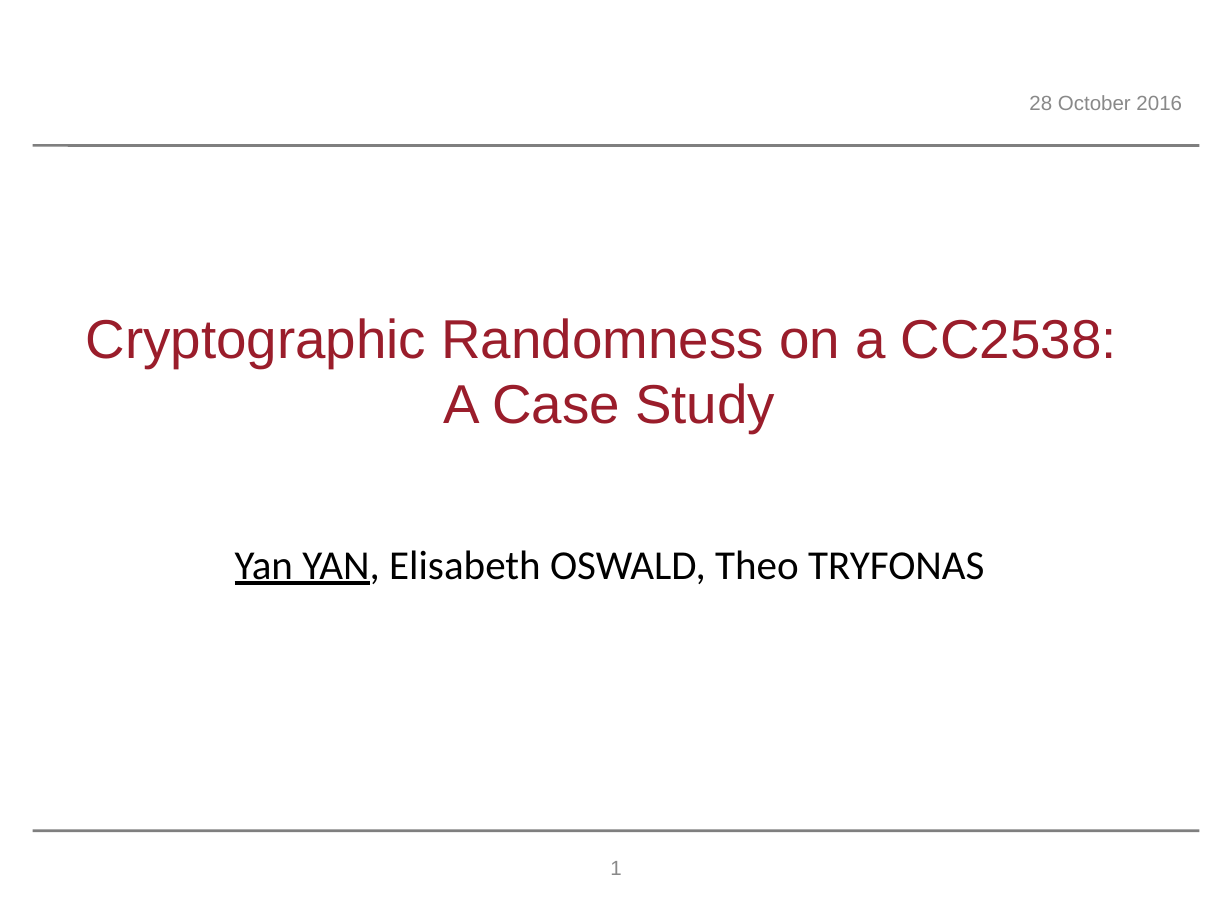
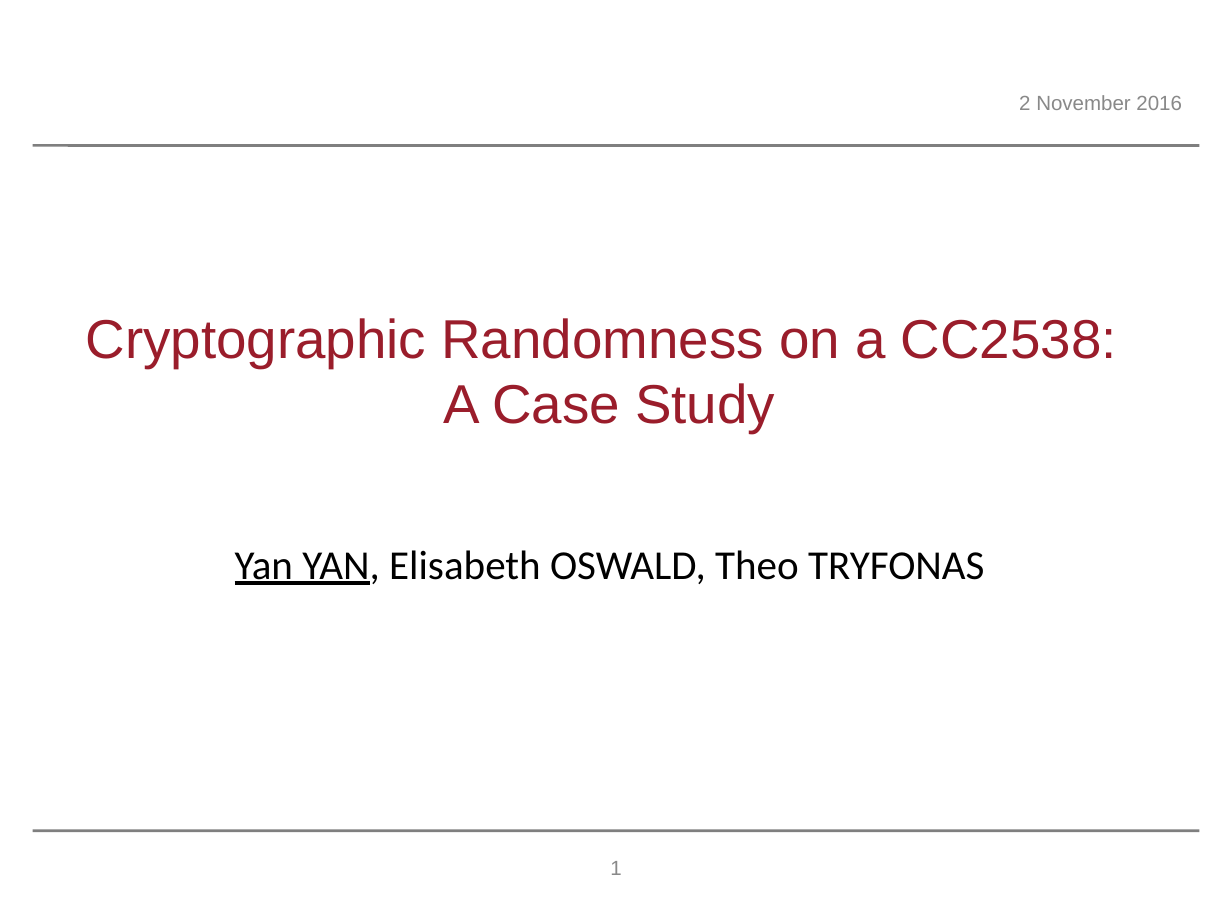
Before and after one commit to Salties/MI-Side-Channel-DTLS, a slide deck: slide 1 of Writings/Cryptographic_Randomness_On_A_CC2538/slides/wifs2016.odp. Drawn at 1232x924 pixels with LibreOffice and Linux fonts; fonts in the diff are those of the drawing; background and template pictures are left out. Boxes give left, top, right and bottom in pixels: in the first picture for what was removed or moved away, otherwise in the second. Text is boxed around its words. In the diff, an @@ line names an element or a change of style, - is before the commit and + after.

```diff
--- a/Writings/Cryptographic_Randomness_On_A_CC2538/slides/wifs2016.odp
+++ b/Writings/Cryptographic_Randomness_On_A_CC2538/slides/wifs2016.odp
@@ text at box(1019, 95, 1182, 110): text changed @@
-28 October 2016
+2 November 2016
```
Also in this commit, not shown: 1 other slide changed, 1 slide added, 3 other files.
